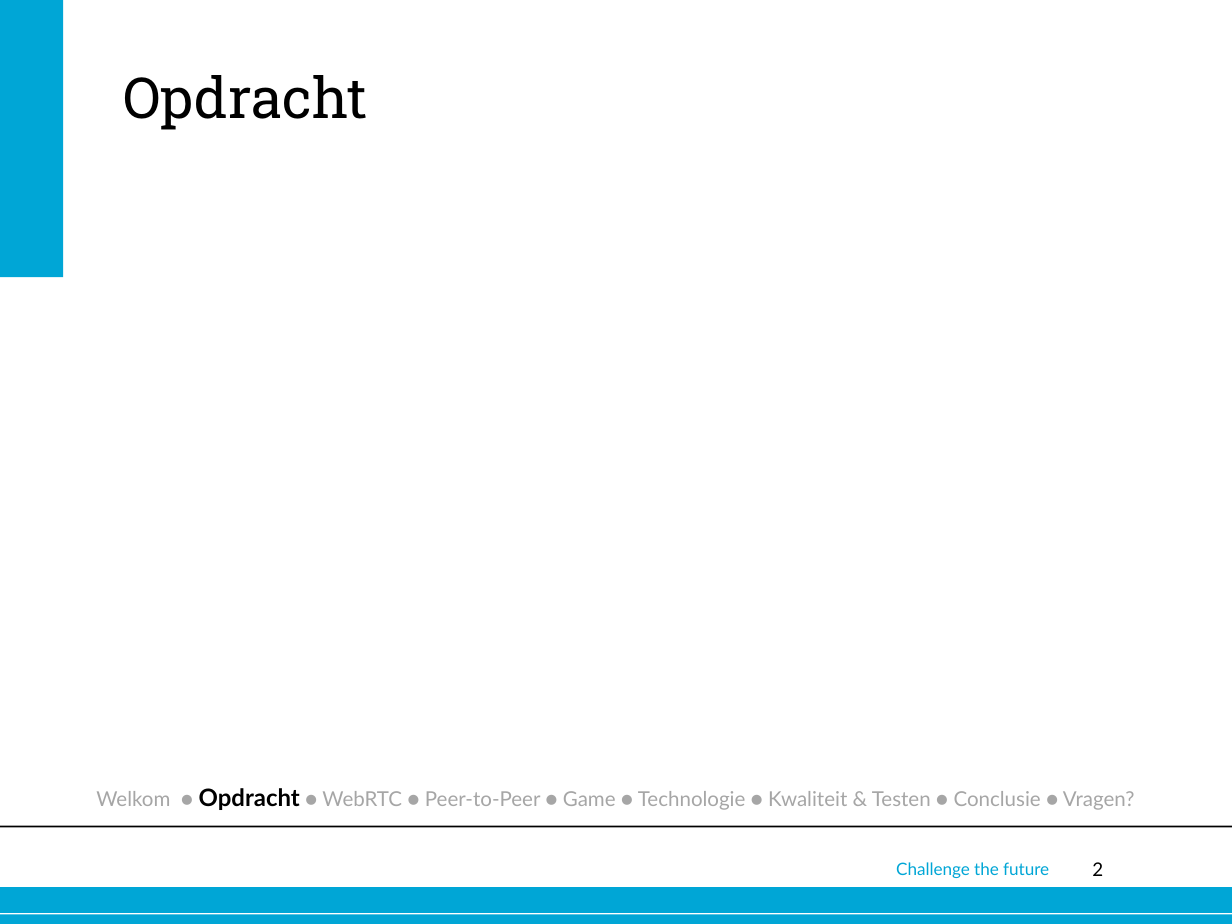
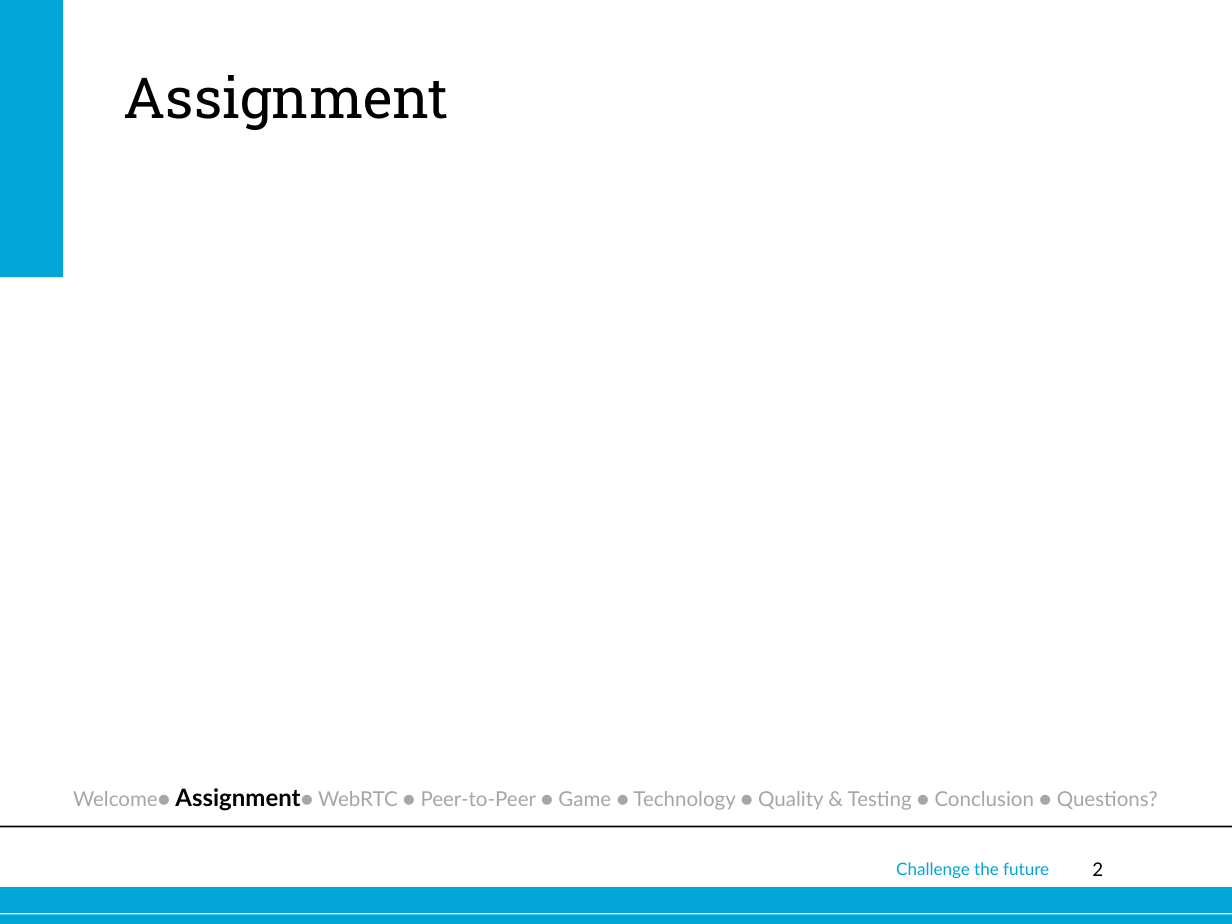
Before and after one commit to joostverdoorn/webrtc, a slide deck: slide 2 of documents/Eindpresentatie/webrtc.pptx. Drawn at 1232x924 pixels with LibreOffice and Linux fonts; fonts in the diff are those of the drawing; background and template pictures are left out. Boxes give left, top, right and bottom in pixels: in the first picture for what was removed or moved away, otherwise in the second. Text is boxed around its words. In the diff, an @@ line names an element or a change of style, - is before the commit and + after.

```diff
--- a/documents/Eindpresentatie/webrtc.pptx
+++ b/documents/Eindpresentatie/webrtc.pptx
@@ title at box(124, 75, 449, 130): text changed @@
-Opdracht
+Assignment
@@ text at box(73, 788, 1158, 811): text changed @@
-Welkom ● Opdracht ● WebRTC ● Peer-to-Peer ● Game ● Technologie ● Kwaliteit & Testen ● Conclusie ● Vragen?
+Welcome● Assignment● WebRTC ● Peer-to-Peer ● Game ● Technology ● Quality & Testing ● Conclusion ● Questions?
```
Also in this commit, not shown: 3 other slides changed, 4 slides added, 3 other files.
